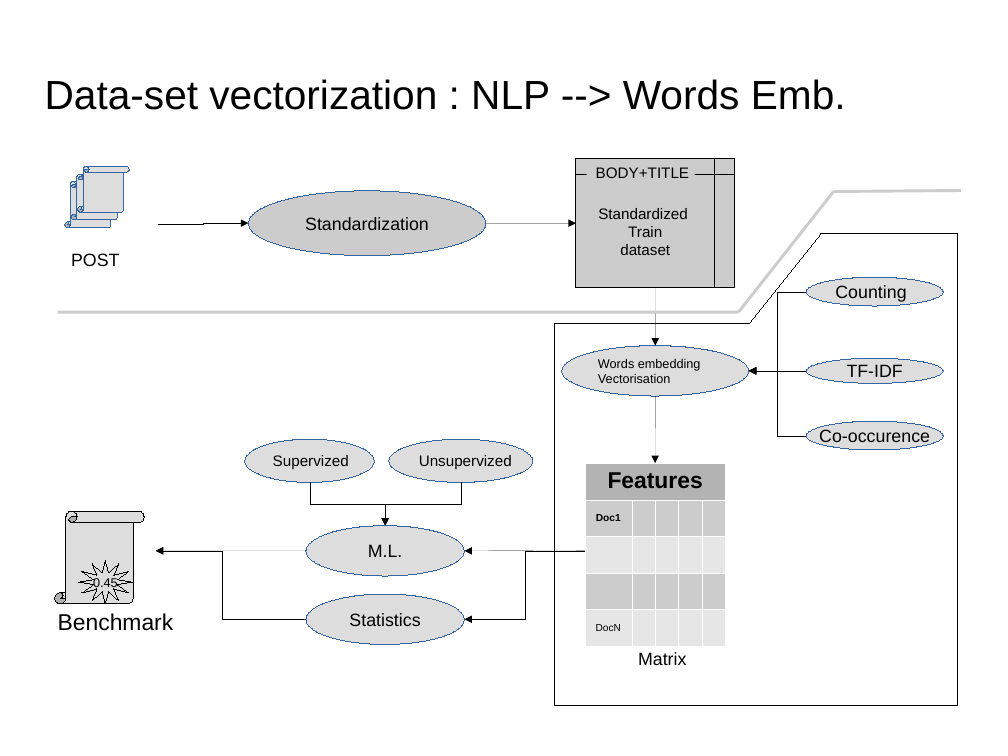
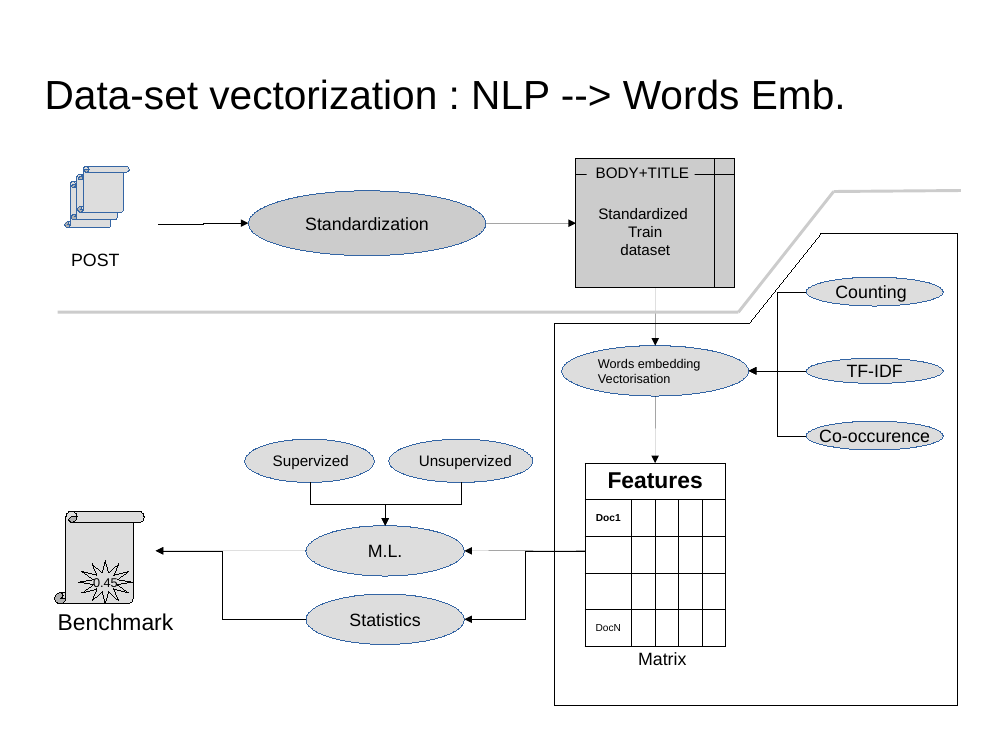
Before and after one commit to dataforcast/OC_Datascientist, a slide deck: slide 17 of P6/report/Openclassrooms_ParcoursDatascientist_P6-V1.odp. Drawn at 1008x756 pixels with LibreOffice and Linux fonts; fonts in the diff are those of the drawing; background and template pictures are left out. Boxes give left, top, right and bottom in pixels: in the first picture for what was removed or moved away, otherwise in the second. Text is boxed around its words. In the diff, an @@ line names an element or a change of style, - is before the commit and + after.

```diff
--- a/P6/report/Openclassrooms_ParcoursDatascientist_P6-V1.odp
+++ b/P6/report/Openclassrooms_ParcoursDatascientist_P6-V1.odp
@@ table at bbox=[585, 463, 727, 638] @@
@@ fill #B3B3B3 to none in row 1, column 1 @@
@@ fill #CCCCCC to none in row 2, column 1 @@
@@ fill #E6E6E6 to none in row 5, column 1 @@
@@ borders changed @@
```
Also in this commit, not shown: 8 other slides changed, 1 slide added, 7 other files.
